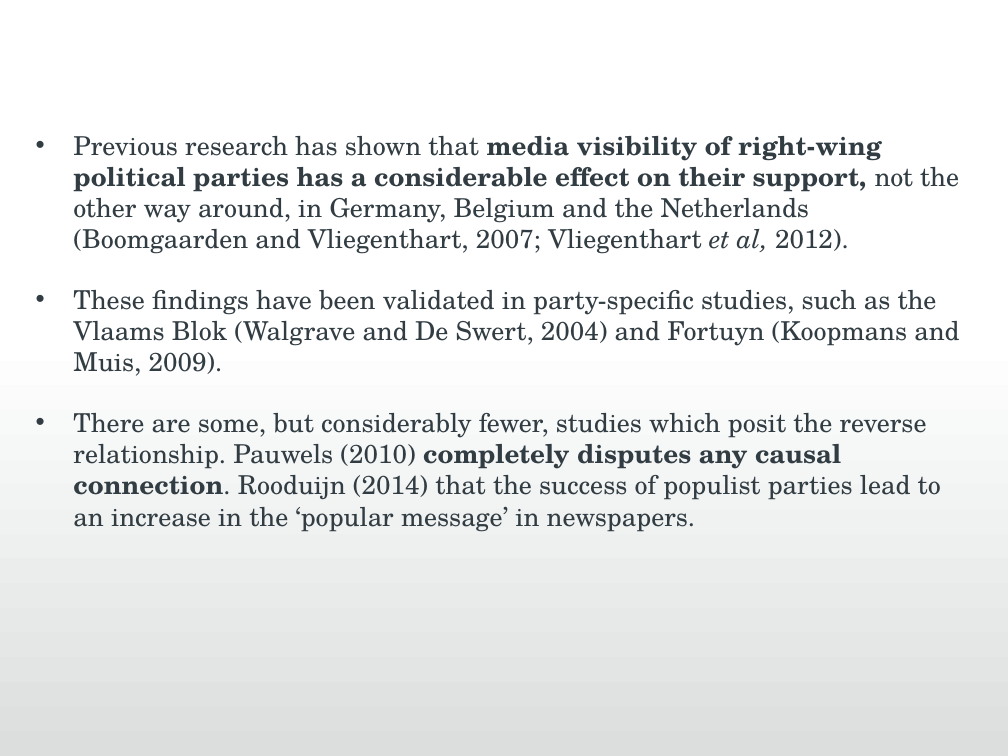
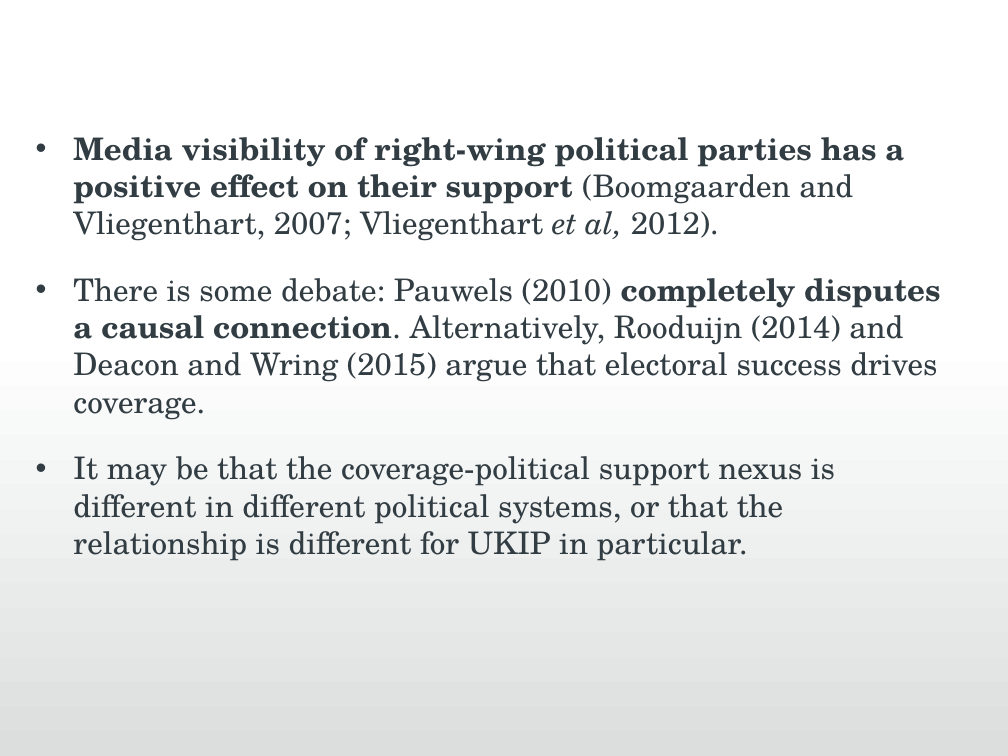
Before and after one commit to jmrphy/ukip_media, a slide deck: slide 4 of PSA Presentation V2.ppt. Drawn at 1008x756 pixels with LibreOffice and Linux fonts; fonts in the diff are those of the drawing; background and template pictures are left out. Boxes give left, top, right and bottom in pixels: in the first picture for what was removed or moved away, otherwise in the second. Text is boxed around its words. In the diff, an @@ line names an element or a change of style, - is before the commit and + after.

```diff
--- a/PSA Presentation V2.ppt
+++ b/PSA Presentation V2.ppt
@@ text at [73,137,940,561]: text changed; size 18.6 to 22.2 pt @@
-• Previous research has shown that media visibility of right-wing political parties has a considerable effect on their support, not the other way around, in Germany, Belgium and the Netherlands (Boomgaarden and Vliegenthart, 2007; Vliegenthart et al, 2012).
-• These findings have been validated in party-specific studies, such as the Vlaams Blok (Walgrave and De Swert, 2004) and Fortuyn (Koopmans and Muis, 2009).
-• There are some, but considerably fewer, studies which posit the reverse relationship. Pauwels (2010) completely disputes any causal connection. Rooduijn (2014) that the success of populist parties lead to an increase in the ‘popular message’ in newspapers.
+• Media visibility of right-wing political parties has a positive effect on their support (Boomgaarden and Vliegenthart, 2007; Vliegenthart et al, 2012).
+• There is some debate: Pauwels (2010) completely disputes a causal connection. Alternatively, Rooduijn (2014) and Deacon and Wring (2015) argue that electoral success drives coverage.
+• It may be that the coverage-political support nexus is different in different political systems, or that the relationship is different for UKIP in particular.
```
Also in this commit, not shown: 7 other slides changed, 3 slides added, 3 slides removed, 18 other files.
